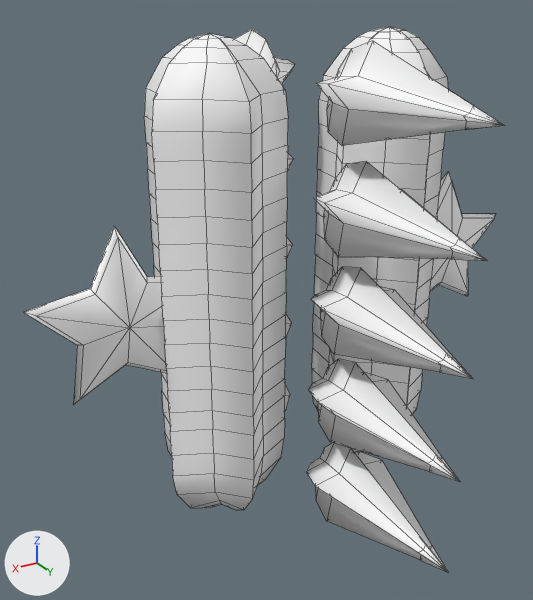
The FBX model Assets/HelloPico2/Data/Model/Char/Guide/Char_Guide_DemoA_Anim.fbx: old version first, new version second.
One viewpoint serves both versions: a camera (50 mm lens) standing at (0.0408, 0.061, 0.0291) and looking at (0.0036, -0.0011, -0.002). Arrows for +X, +Y and +Z are at lower left; the lights stay in place. Mesh edges are drawn as thin lines. Where no turn or scale is listed for an object, it has been applied to the vertices.

Names of what the first picture shows: 'MarkerFiveSetRigRef_StarChain_L_Mesh', 'MarkerFiveSetRigRef_StarChain_R_Mesh', 'MarkerFiveSetRigRef_StarDropTar_MeshA', 'MarkerFiveSetRigRef_StarDrop_MeshA', 'MarkerFiveSetRigRef_StarDrop_MeshB', 'MarkerFiveSetRigRef_StarDrop_MeshC', 'MarkerFiveSetRigRef_StarDrop_MeshD', 'MarkerFiveSetRigRef_StarDrop_MeshE', 'MarkerFiveSetRigRef_StarShield_L_Mesh', 'MarkerFiveSetRigRef_StarShield_R_Mesh'.
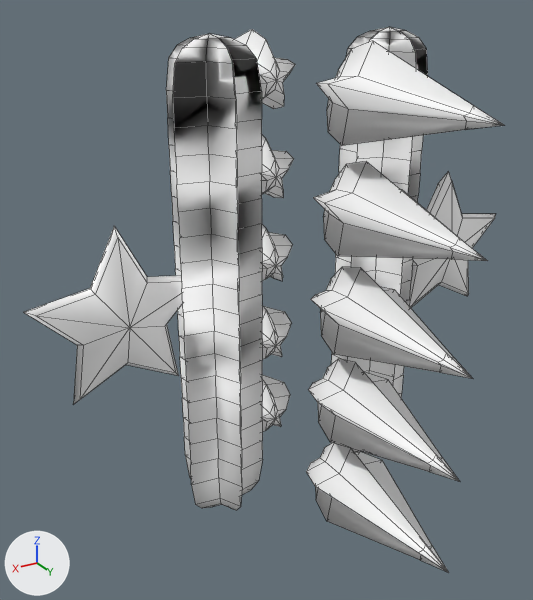
Boxes [x1, y1, x2, y2] around the edits, measured in the pictures (533 x 600 px; the box of a moved part takes in the faces that stretch with it):
'MarkerFiveSetRigRef_StarChain_L_Mesh', reshaped (32% narrower)
    before: [144, 34, 288, 510]
    after: [166, 34, 263, 510]
'MarkerFiveSetRigRef_StarChain_R_Mesh', reshaped (28% narrower)
    before: [312, 27, 448, 452]
    after: [331, 27, 428, 452]
part 1 of me_markerfivesetrigref_starchain_r_mesh, moved or reshaped
    before: [312, 37, 448, 452]
    after: [331, 37, 428, 452]
part 2 of me_markerfivesetrigref_starchain_l_mesh, moved or reshaped
    before: [144, 45, 288, 510]
    after: [166, 45, 263, 510]

The edits, one by one:
me_markerfivesetrigref_starchain_l_mesh is used by ob_markerfivesetrigref_starchain_l_mesh; location (0.01, 0.0, 0.0).
me_markerfivesetrigref_starchain_l_mesh had 232 vertices, 240 faces and spanned x -0.0068..0.0068, y -0.0058..0.0071, z -0.025..0.025.
me_markerfivesetrigref_starchain_l_mesh now has 232 vertices, 240 faces and spans x -0.0044..0.0044, y -0.0037..0.0046, z -0.025..0.025.
me_markerfivesetrigref_starchain_l_mesh part 2: 190 of 232 vertices moved; they spanned x -0.0068..0.0068, y -0.0058..0.0071, z -0.0228..0.0228 and now span x -0.0044..0.0044, y -0.0037..0.0046, z -0.0228..0.0228; mean shift (0.0, 0.0, 0.0); largest move (0.0, -0.005, -0.0121) -> (0.0, -0.0023, -0.0125).
me_markerfivesetrigref_starchain_r_mesh is used by ob_markerfivesetrigref_starchain_r_mesh; location (-0.01, 0.0, 0.0).
me_markerfivesetrigref_starchain_r_mesh had 232 vertices, 240 faces and spanned x -0.0068..0.0068, y -0.0058..0.0072, z -0.025..0.025.
me_markerfivesetrigref_starchain_r_mesh now has 232 vertices, 240 faces and spans x -0.0044..0.0044, y -0.0037..0.0046, z -0.025..0.025.
me_markerfivesetrigref_starchain_r_mesh part 1: 195 of 232 vertices moved; they spanned x -0.0068..0.0068, y -0.0058..0.0072, z -0.024..0.0228 and now span x -0.0044..0.0044, y -0.0037..0.0046, z -0.024..0.0228; mean shift (0.0, 0.0, 0.0); largest move (-0.0029, 0.004, 0.0175) -> (-0.0014, 0.0019, 0.0175).
